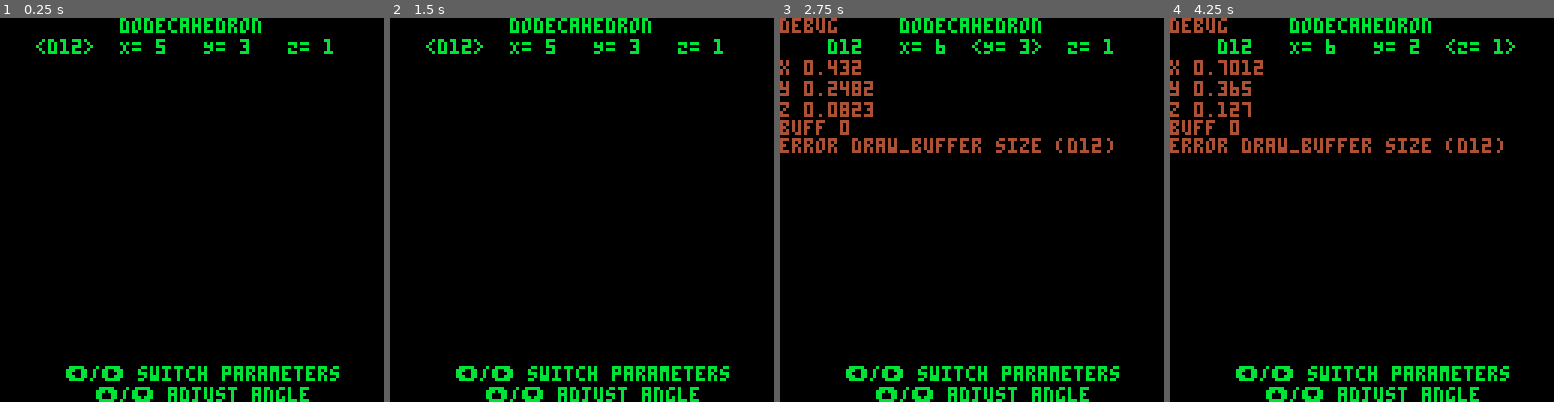
Above: before the commit, frames 1-4 (left to right).
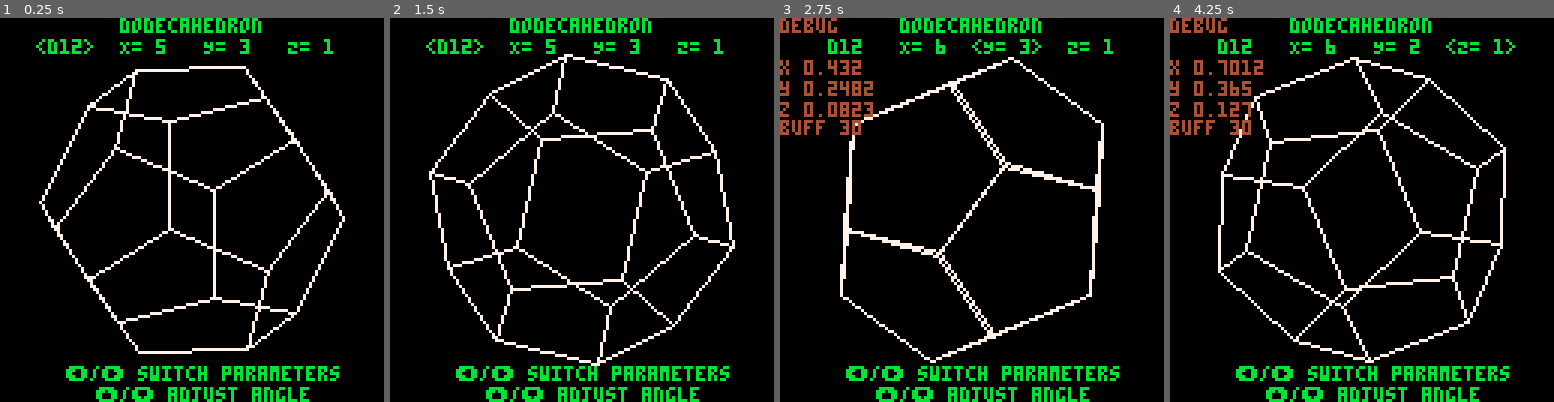
Above: after the commit, the same moments.

Repository: kakardo/Pico-8
Game: PICO-8 cartridge game carts/02 platonic solids viewer/platonic_solids_viewer.p8
The game is run twice, just before and just after one commit, with the same random seed, the same clock (stepped at 60 frames per second) and the same inputs.
Inputs:
- Up to frame 1 (0.25 s): no input
- Up to frame 2 (1.5 s): tap X (X key) at 0.33, 1.07 s
- Up to frame 3 (2.75 s): hold Right 1.6-2.1 s; tap X (X key) at 1.85 s; hold Up 2.15-2.42 s; hold Right from 2.47 s (still down)
- Up to frame 4 (4.25 s): tap X (X key) at 2.97, 4.08 s; release Right at 3.03 s; hold Left 3.08-3.58 s; hold Down 3.63-3.97 s; hold Right from 4.02 s (still down)

The runs differ from the first frame. In frame 1, 4.2% of the frame differs, in the area x 10-90%, y 12-88%; in frame 2, 4.7%; in frame 3, 5.2%; in frame 4, 6.1%, in the area x 0-88%, y 10-90%.

Commit message:
Dodecahedron has been implemented. I see no errors in shape.

Diff:
--- a/game carts/02 platonic solids viewer/main.lua
+++ b/game carts/02 platonic solids viewer/main.lua
@@ -153,7 +153,7 @@
 		add(error_msg, "error draw_buffer size (d6)")
 	elseif shape == 3 and #draw_buffer != 12 then
 		add(error_msg, "error draw_buffer size (d8)")
-	elseif shape == 4 and #draw_buffer != 12 then
+	elseif shape == 4 and #draw_buffer != 30 then
 		add(error_msg, "error draw_buffer size (d12)")
 	elseif shape == 5 and #draw_buffer != 12 then
 		add(error_msg, "error draw_buffer size (d20)")
--- a/game carts/02 platonic solids viewer/solids.lua
+++ b/game carts/02 platonic solids viewer/solids.lua
@@ -53,6 +53,17 @@
 			{-phi,0,-1/phi},{phi,0,-1/phi},{-phi,0,1/phi},{phi,0,1/phi}
 		},
 		e = {
+			{ 1, 9},{ 1,13},{ 1,17},
+			{ 2,10},{ 2,13},{ 2,19},
+			{ 3,11},{ 3,14},{ 3,17},
+			{ 4,12},{ 4,14},{ 4,19},
+			{ 5, 9},{ 5,15},{ 5,18},
+			{ 6,10},{ 6,15},{ 6,20},
+			{ 7,11},{ 7,16},{ 7,18},
+			{ 8,12},{ 8,16},{ 8,20},
+			{ 9,11},{10,12},
+			{13,15},{14,16},
+			{17,19},{18,20},
 		},
 
 	},
